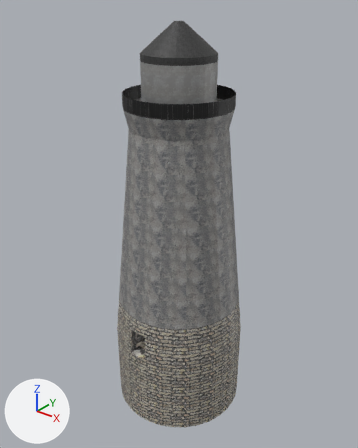
The Blender file assets/lighthouse.blend, before and after one commit.
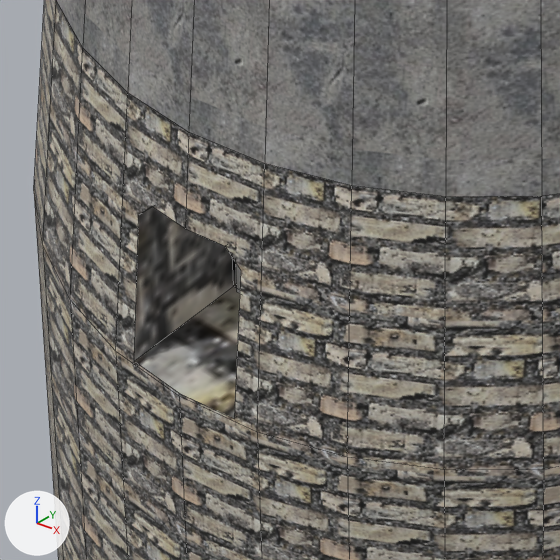
Each version is shown whole from a camera (50 mm lens) standing at (21.12, -26.4, 24.66) and looking at (-0.17, 0.21, 8.16), then close up on the part from 31% to 53% of the width and 68% to 85% of the height. Every picture has the same lights, and +X, +Y and +Z are marked at lower left. The close-ups show mesh edges as thin lines.

In view in the first close-up: 'Door', 'Lighthouse-col'.
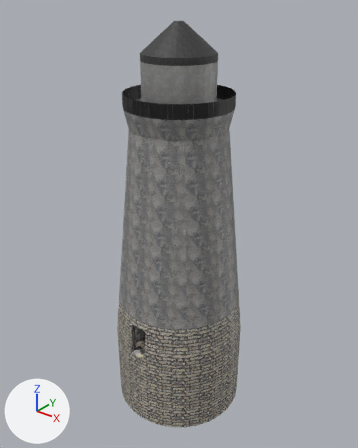
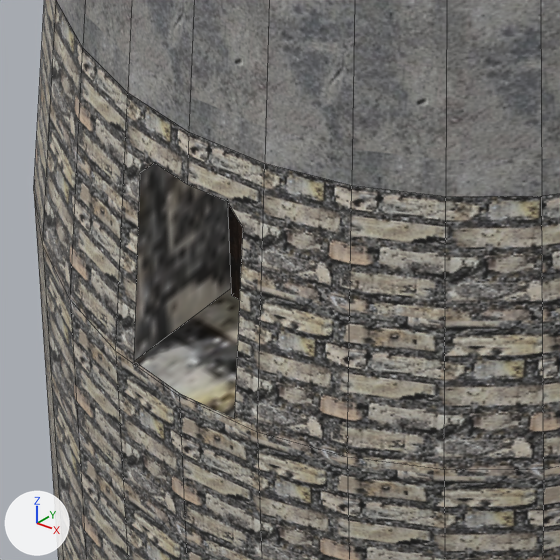
What differs and where, as boxes [x1, y1, x2, y2] in the close-ups (560 x 560 px; the box of a moved part takes in the faces that stretch with it):
'Lighthouse-col', reshaped, modifiers changed
    both: [34, 0, 560, 560]
'DoorLeft-col', added (black)
    after: [228, 204, 243, 300]
'Door', deleted
    before: [236, 264, 241, 293]
part 1 of me_cube_001, moved or reshaped
    before: [134, 207, 237, 361]
    after: [134, 163, 231, 361]

The edits, one by one:
Picture 'door.png' (img_door_png) is new.
Material 'Door' (mat_door) is new.
Its texture is img_door_png.
me_cube_001 has 12 vertices, 8 faces and spans x -0.71..0.71, y -1.0..1.0, z -1.0..1.0.
me_cube_001 is used by ob_hall; location (0.0, -4.508, 0.0).
Before the commit, vertices of me_cube_001: 4 (-0.5, -1.0, 1.0), 5 (-0.71, -1.0, 0.79), 6 (-0.71, 1.0, 0.79), 7 (-0.5, 1.0, 1.0), 8 (0.71, -1.0, 0.79).
Before the commit, vertices of me_cube_001: 9 (0.5, -1.0, 1.0), 10 (0.5, 1.0, 1.0), 11 (0.71, 1.0, 0.79).
Part 1, on me_cube_001:
Vertices 5, 6, 8, 11 of me_cube_001 move by (0.0, 0.0, 0.51).
Vertices 4, 7, 9, 10 of me_cube_001 move by (0.0, 0.0, 0.53).
Mesh me_cube_004 is new.
It has 14 vertices, 11 faces and spans x -2.16..0.04, y -1.15..-0.9, z -1.0..1.38.
It uses material mat_door (picture img_door_png).
Object 'Lighthouse-col' (ob_lighthouse_col) gains a BOOLEAN modifier named 'Boolean.002'.
Modifier setting: object = ob_doorleft_col.
Object 'Lighthouse-col' (ob_lighthouse_col) gains a BOOLEAN modifier named 'Boolean.004'.
Modifier setting: object = ob_doorright_col.
Object 'Door' (ob_door) is deleted.
Object 'DoorRight-col' (ob_doorright_col) is new; it shows me_cube_004.
Its location is (0.0, -2.48, 0.0).
Its scale is (-0.29, 1.0, 1.0).
Object 'DoorLeft-col' (ob_doorleft_col) is new; it shows a copy of me_cube_004.
Its location is (0.0, -2.48, 0.0).
Its scale is (0.29, 1.0, 1.0).
